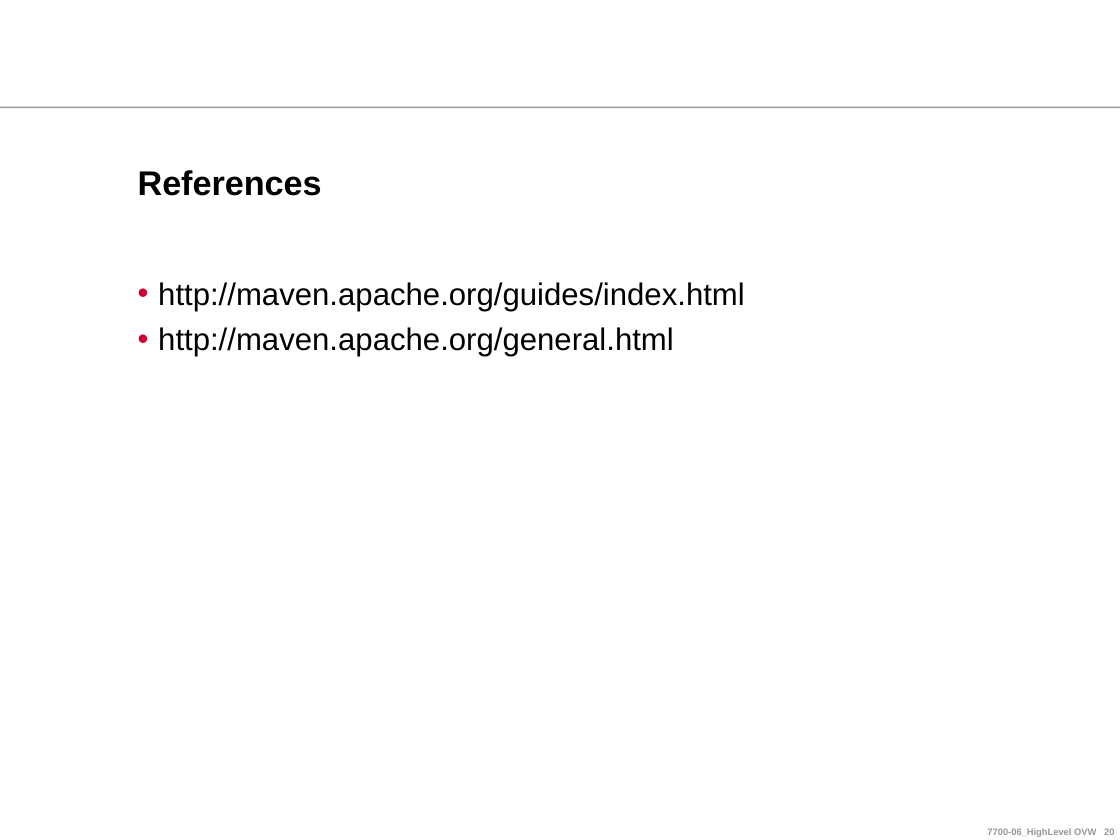
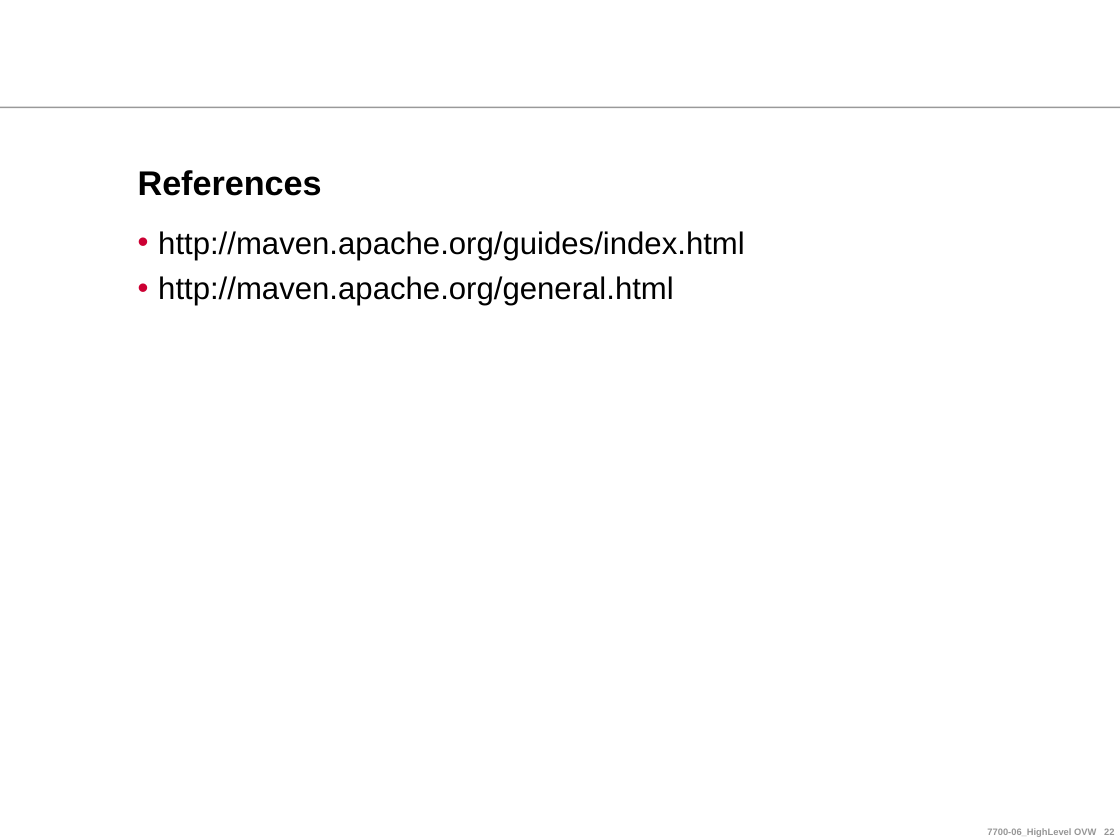
Before and after one commit to ndlongit/longnd-data, a slide deck: slide 22 of Document/Tutorial/[Presentation] Maven.ppt (slide 20 before the commit). Drawn at 1120x840 pixels with LibreOffice and Linux fonts; fonts in the diff are those of the drawing; background and template pictures are left out. Boxes give left, top, right and bottom in pixels: in the first picture for what was removed or moved away, otherwise in the second. Text is boxed around its words. In the diff, an @@ line names an element or a change of style, - is before the commit and + after.

```diff
--- a/Document/Tutorial/[Presentation] Maven.ppt
+++ b/Document/Tutorial/[Presentation] Maven.ppt
@@ text "http://maven.apache.org/guides/index.html": place and size @@
-text "http://maven.apache.org/guides/index.html" at [158,282,745,357]
+text "http://maven.apache.org/guides/index.html" at [158,231,745,306]
```
Also in this commit, not shown: 1 other slide changed, 2 slides added.
